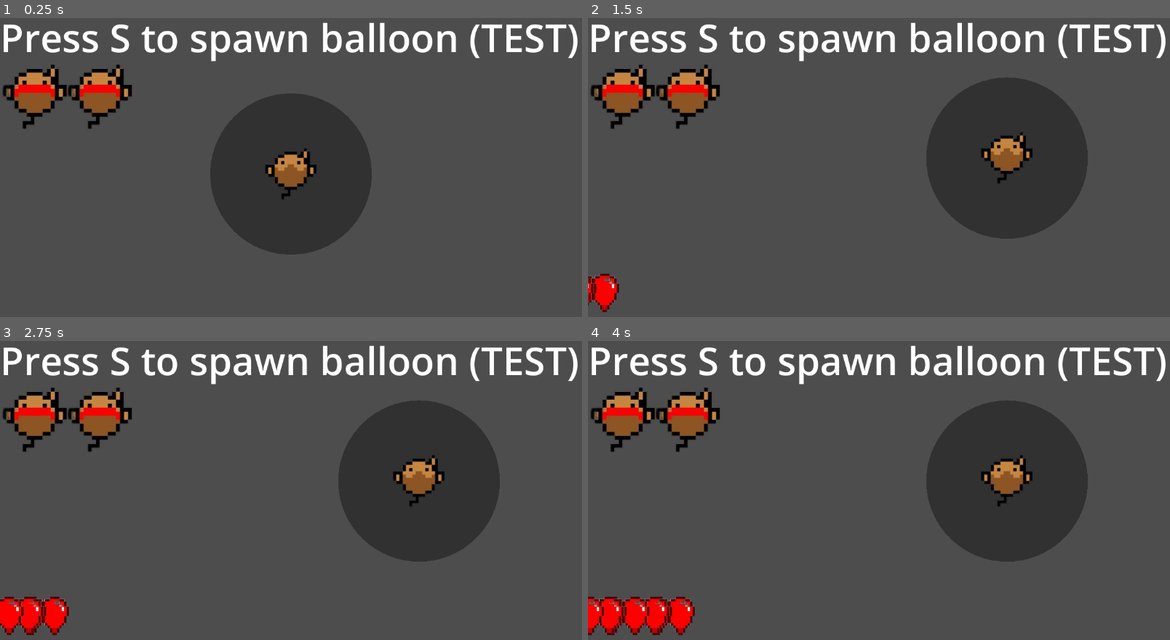
Above: before the commit, frames 1-4 (two rows, left to right).
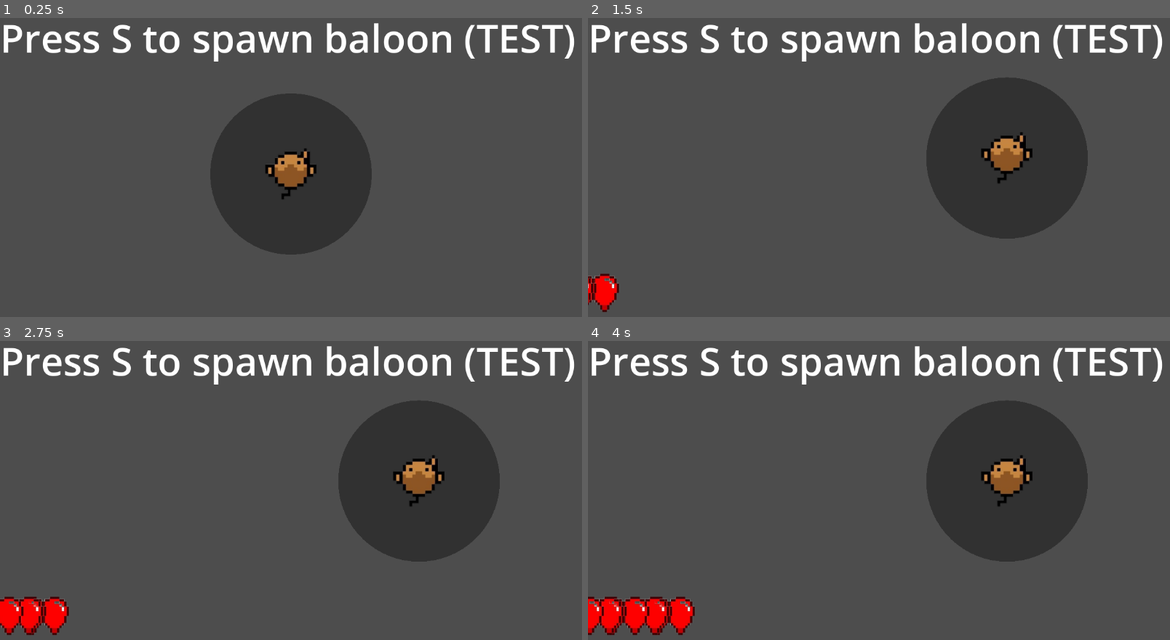
Above: after the commit, the same moments.

Repository: Bodin-IM/godot-game-gruppe-1
Game: Godot game, scene res://scenes/test_world.tscn
Same seed, same stepped clock (60 frames per second), same inputs: the game is played once before the commit and once after it. Before the commit the project starts from res://scenes/world.tscn.
Inputs (mouse positions are in pixels of both pictures, inside the frame that each line leads up to):
- Up to frame 1 (0.25 s): no input
- Up to frame 2 (1.5 s): tap S (pressS) at 0.5, 1.25, 1.35 s; move the mouse to (1007, 158) at 0.52 s; click (1007, 158) at 0.6 s; move the mouse to (762, 191) at 1.27 s
- Up to frame 3 (2.75 s): tap S (pressS) at 2 s; move the mouse to (349, 424) at 2.02 s; click (349, 424) at 2.1 s
- Up to frame 4 (4 s): tap S (pressS) at 2.75, 2.85, 3.5 s; move the mouse to (849, 562) at 2.77 s; move the mouse to (1053, 547) at 3.52 s; click (1053, 547) at 3.6 s

The runs differ from the first frame. In frame 1, 6.4% of the frame differs, in the area x 0-100%, y 1-38%; in frame 2, 6.4%; in frame 3, 6.4%; in frame 4, 6.4%.

Commit message:
Endring av bruk av script

Diff:
--- a/project.godot
+++ b/project.godot
@@ -11,7 +11,7 @@
 [application]
 
 config/name="Bloons Clone"
-run/main_scene="res://scenes/world.tscn"
+run/main_scene="res://scenes/test_world.tscn"
 config/features=PackedStringArray("4.1", "Forward Plus")
 config/icon="res://icon.svg"
 
--- a/scenes/dart.tscn
+++ b/scenes/dart.tscn
@@ -35,6 +35,7 @@
 z_index = 2
 position = Vector2(436, 234)
 scale = Vector2(0.8, 0.8)
+script = ExtResource("4_ldh6a")
 
 [node name="AnimatedSprite2D" type="AnimatedSprite2D" parent="."]
 z_index = 2
@@ -57,7 +58,6 @@
 texture = SubResource("CanvasTexture_p4t5s")
 
 [node name="main" type="Area2D" parent="." groups=["mainCol"]]
-script = ExtResource("4_ldh6a")
 
 [node name="mainCol" type="CollisionShape2D" parent="main"]
 scale = Vector2(6, 6)
@@ -69,7 +69,7 @@
 [node name="AudioStreamPlayer2D" type="AudioStreamPlayer2D" parent="."]
 z_index = 2
 
-[connection signal="area_entered" from="rangeCol" to="main" method="_on_range_col_area_entered"]
-[connection signal="area_entered" from="main" to="main" method="_on_area_entered"]
-[connection signal="area_exited" from="main" to="main" method="_on_area_exited"]
+[connection signal="area_entered" from="rangeCol" to="." method="_on_range_col_area_entered"]
+[connection signal="area_entered" from="main" to="." method="_on_area_entered"]
+[connection signal="area_exited" from="main" to="." method="_on_area_exited"]
 [connection signal="timeout" from="attackCooldown" to="main" method="_on_attack_cooldown_timeout"]
--- a/scenes/dart_projectile.tscn
+++ b/scenes/dart_projectile.tscn
@@ -1,7 +1,7 @@
 [gd_scene load_steps=6 format=3 uid="uid://cpv6v0oehklh0"]
 
 [ext_resource type="Script" path="res://scripts/dartProjectile.gd" id="1_5mndl"]
-[ext_resource type="Texture2D" uid="uid://byh6i6o5lnrwu" path="res://assets/dartProj.png" id="2_dmyt8"]
+[ext_resource type="Texture2D" uid="uid://byh6i6o5lnrwu" path="res://Assets/dartProj.png" id="2_dmyt8"]
 
 [sub_resource type="AtlasTexture" id="AtlasTexture_dkwdp"]
 atlas = ExtResource("2_dmyt8")
--- a/scenes/test_enemy.tscn
+++ b/scenes/test_enemy.tscn
@@ -1,6 +1,6 @@
 [gd_scene load_steps=6 format=3 uid="uid://cgt8hwwcgj3na"]
 
-[ext_resource type="Texture2D" uid="uid://dtuic4182673u" path="res://assets/main.png" id="1_2r4x1"]
+[ext_resource type="Texture2D" uid="uid://dtuic4182673u" path="res://Assets/main.png" id="1_2r4x1"]
 [ext_resource type="Script" path="res://scripts/test_enemy.gd" id="1_lg2i3"]
 
 [sub_resource type="AtlasTexture" id="AtlasTexture_kakys"]
--- /dev/null
+++ b/scenes/test_world.tscn
@@ -0,0 +1,21 @@
+[gd_scene load_steps=4 format=3 uid="uid://b66md722gmy86"]
+
+[ext_resource type="Script" path="res://scripts/world.gd" id="1_iyi1a"]
+[ext_resource type="PackedScene" uid="uid://b64ahqcgprwjx" path="res://scenes/dart.tscn" id="2_vjpe7"]
+
+[sub_resource type="LabelSettings" id="LabelSettings_lvo3m"]
+font_size = 77
+
+[node name="testWorld" type="Node2D"]
+script = ExtResource("1_iyi1a")
+
+[node name="dart_monkey" parent="." instance=ExtResource("2_vjpe7")]
+position = Vector2(540, 284)
+
+[node name="Timer" type="Timer" parent="."]
+
+[node name="Label" type="Label" parent="."]
+offset_right = 40.0
+offset_bottom = 23.0
+text = "Press S to spawn baloon (TEST)"
+label_settings = SubResource("LabelSettings_lvo3m")
--- a/scripts/dartProjectile.gd
+++ b/scripts/dartProjectile.gd
@@ -5,6 +5,7 @@
 var parRotation
 var popSound = preload("res://assets/pop.wav")
 var audioplayer
+var cols = 0
 
 func _ready():
 	audioplayer = get_parent().get_node("AudioStreamPlayer2D")
@@ -13,14 +14,15 @@
 	self.get_node("mainProj").rotation_degrees = parRotation
 
 func _process(delta):
-	# Move towards the parent node's rotation
 	print(parRotation)
 	var movement_vector = Vector2(1, 0).rotated(deg_to_rad(parRotation))
 	position += movement_vector * speed * delta
+	if cols > 0:
+		self.queue_free()
 
 func _on_projectile_area_entered(area):
 	if area.is_in_group("Enemys"):
 		audioplayer.stream = popSound
 		audioplayer.play()
-		self.queue_free()
+		cols = cols + 1
 		area.queue_free()
--- a/scripts/test_enemy.gd
+++ b/scripts/test_enemy.gd
@@ -1,5 +1,5 @@
 extends Area2D
-
+var speed = 1
 
 # Called when the node enters the scene tree for the first time.
 func _ready():
@@ -8,6 +8,6 @@
 
 # Called every frame. 'delta' is the elapsed time since the previous frame.
 func _process(delta):
-	self.global_position.x = self.global_position.x + 1
+	self.global_position.x = self.global_position.x + speed
 	if(self.global_position.x > 1000):
 		self.queue_free()
--- a/scripts/towers/dart/mainCol.gd
+++ b/scripts/towers/dart/mainCol.gd
@@ -1,22 +1,27 @@
 extends Area2D
 
-var meshNode
 var blackTransparent = Color(0.0, 0.0, 0.0,0.2) #(red,green,blue,transparency)
 var redTransparent = Color(1.0,0,0,0.1) #(red,green,blue,transparency)
 var amountOfObjects = 0
 var placeable = true
 var placed = false
-var audioPlayer
 var testInt = 10
 var degs
-var attackCooldown
 var cooldownOff = false
 
+var audioPlayer
+var animatedSprite
+var meshNode
+var attackCooldown
+var rangeCol
+
 func _ready():
-	audioPlayer = get_parent().get_node("AudioStreamPlayer2D")
-	meshNode = get_parent().get_node("rangeCol").get_node("rangeMesh")
+	audioPlayer = $AudioStreamPlayer2D
+	animatedSprite = $AnimatedSprite2D
+	meshNode = $rangeCol/rangeMesh
+	attackCooldown = $attackCooldown
+	rangeCol = $rangeCol
 	meshNode.modulate = blackTransparent
-	attackCooldown = get_parent().get_node("attackCooldown")
 	attackCooldown.start()
 
 func _process(_delta):
@@ -32,7 +37,7 @@
 				attackCooldown.start()
 				start_attack()
 
-	if !placed: get_parent().global_position = get_global_mouse_position()
+	if !placed: self.global_position = get_global_mouse_position()
 	if Input.is_action_just_pressed("normalClick"):
 		if placeable:
 			audioPlayer.stream = preload("res://assets/tower_place.wav")
@@ -40,7 +45,7 @@
 			placed = true
 
 func getEnemysInRange():
-	var objects = get_parent().get_node("rangeCol").get_overlapping_areas()
+	var objects = rangeCol.get_overlapping_areas()
 	var arr = []
 	for key in objects:
 		if key.is_in_group("Enemys"):
@@ -78,14 +83,12 @@
 	return nearest_body
 
 func rotate_towards(target_position):
-	var animated_sprite = get_parent().get_node("AnimatedSprite2D")  # Adjust the node name as needed
-
-	if animated_sprite:
-		var direction = (target_position - animated_sprite.global_position).normalized()
+	if animatedSprite:
+		var direction = (target_position - animatedSprite.global_position).normalized()
 		var angle_rad = atan2(direction.y, direction.x)
 		var angle_deg = rad_to_deg(angle_rad)
-		animated_sprite.rotation_degrees = angle_deg+90
-		var degs = animated_sprite.rotation_degrees
+		animatedSprite.rotation_degrees = angle_deg+90
+		degs = animatedSprite.rotation_degrees
 	else:
 		print("AnimatedSprite2D not found.")
 
@@ -105,19 +108,16 @@
 
 func start_attack():
 	if placed:
-		var doAttack = false
-		var nearest_body
 		var nearestbodyset = false
 		var arr = getEnemysInRange()
 		if arr.size() > 0:
-			nearest_body = get_nearest_body(arr)
 			nearestbodyset = true
 		if nearestbodyset:
-			attack(nearest_body)
+			attack()
 		else:attackCooldown.stop();cooldownOff=true
 
-func attack(body):
+func attack():
 	var dart = preload("res://scenes/dart_projectile.tscn")
 	var instance = dart.instantiate()
-	get_parent().add_child(instance)
-	print(get_parent().get_children())
+	self.add_child(instance)
+	print(get_children())
